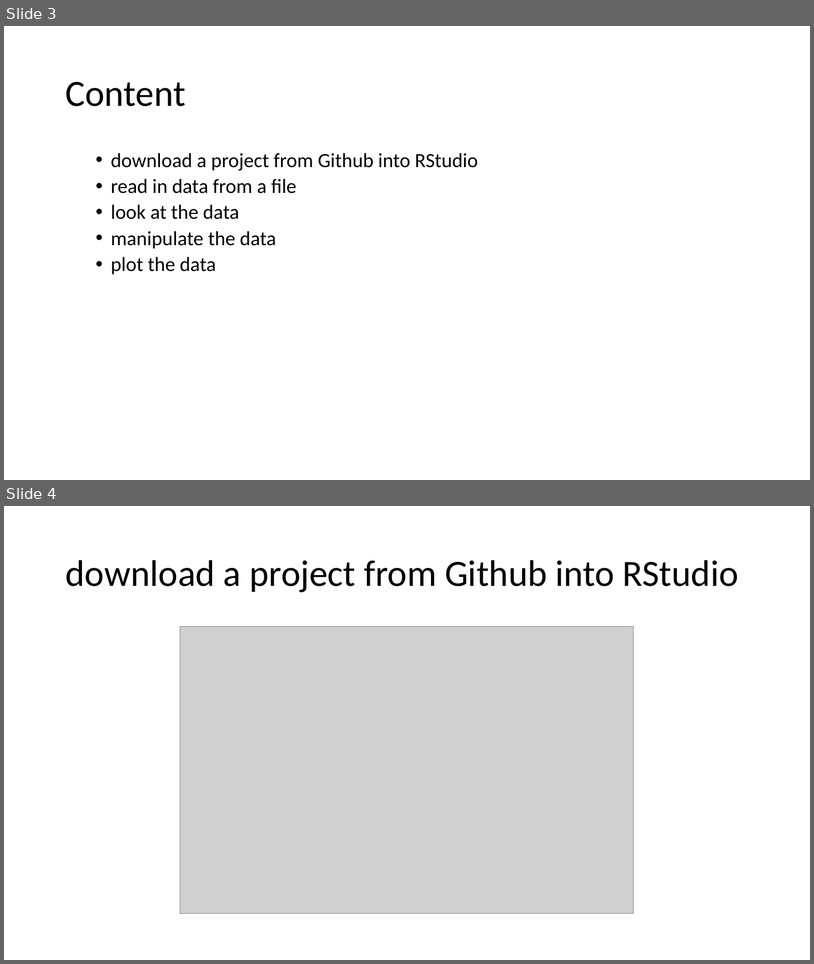
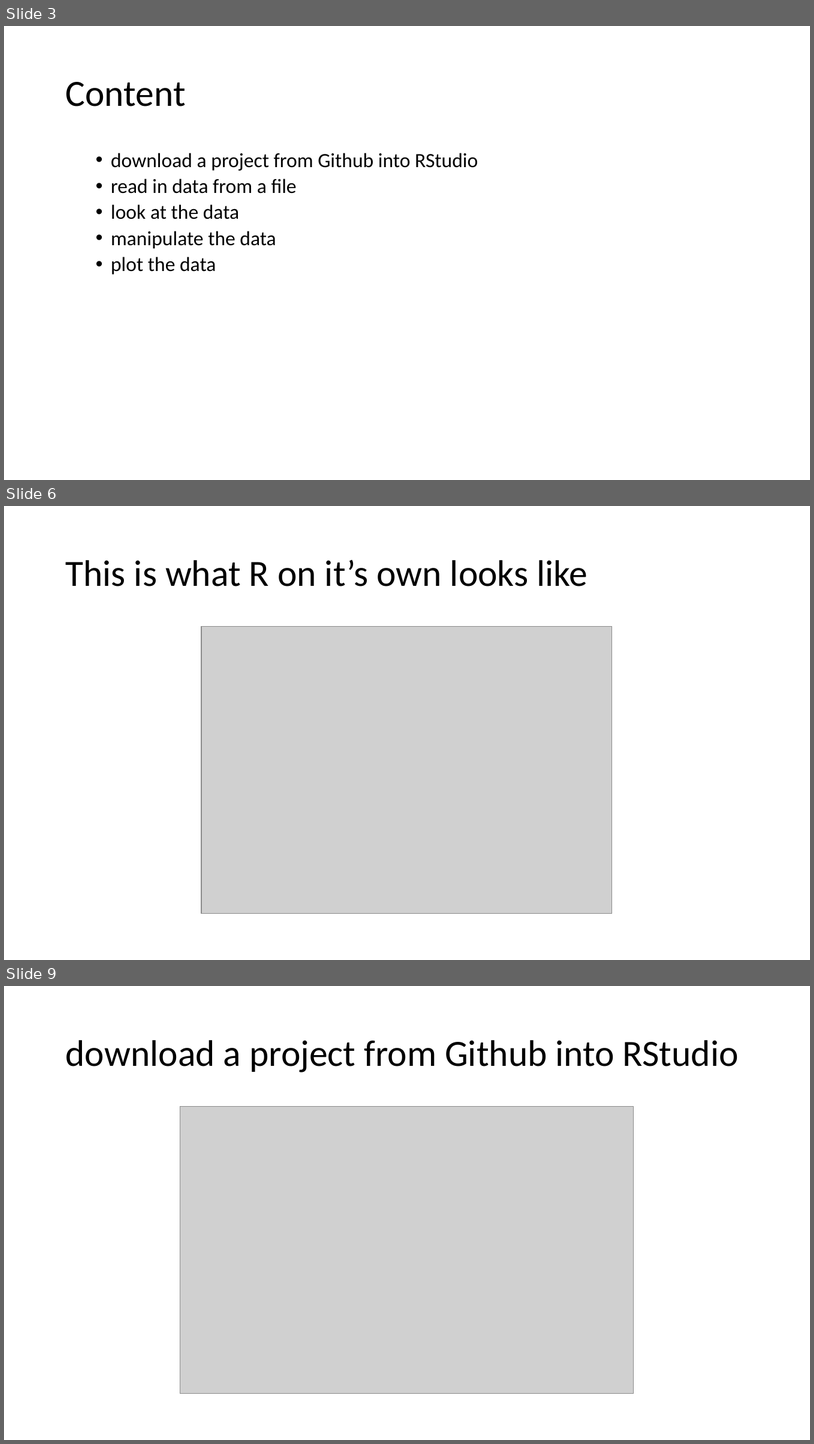
Before and after one commit to uclh-criu/learning-datascience, a slide deck: sessions/1-R-taster.pptx. Shown one above the other, each under a label of ours: slides 3 and 4 before the commit, slides 3, 6 and 9 after it; the slides between them are not shown. The pictures are 814x964 and 814x1444 pixels, drawn with LibreOffice and Linux fonts; fonts in the diff are those of the drawing; grey boxes stand for pictures. Boxes give left, top, right and bottom in pixels: in the first picture for what was removed or moved away, otherwise in the second. Text is boxed around its words. In the diff, an @@ line names an element or a change of style, - is before the commit and + after.

```diff
--- a/sessions/1-R-taster.pptx
+++ b/sessions/1-R-taster.pptx
@@ slide 6 added at bbox=[4, 506, 810, 960], background #FFFFFF @@
@@ title added at bbox=[65, 560, 588, 586], 44 pt, text #000000 @@
+This is what R on it’s own looks like
@@ picture added at bbox=[201, 627, 612, 914] @@
@@ what was slide 4 is now slide 9 @@
```
Also in this commit, not shown: 5 other slides added, 7 other files.
